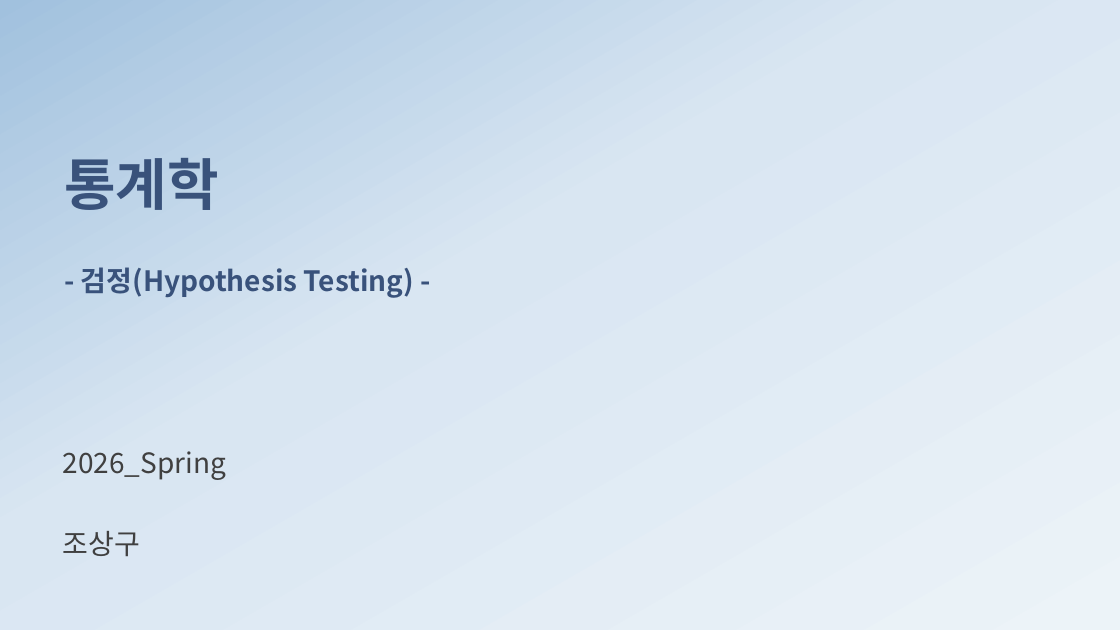
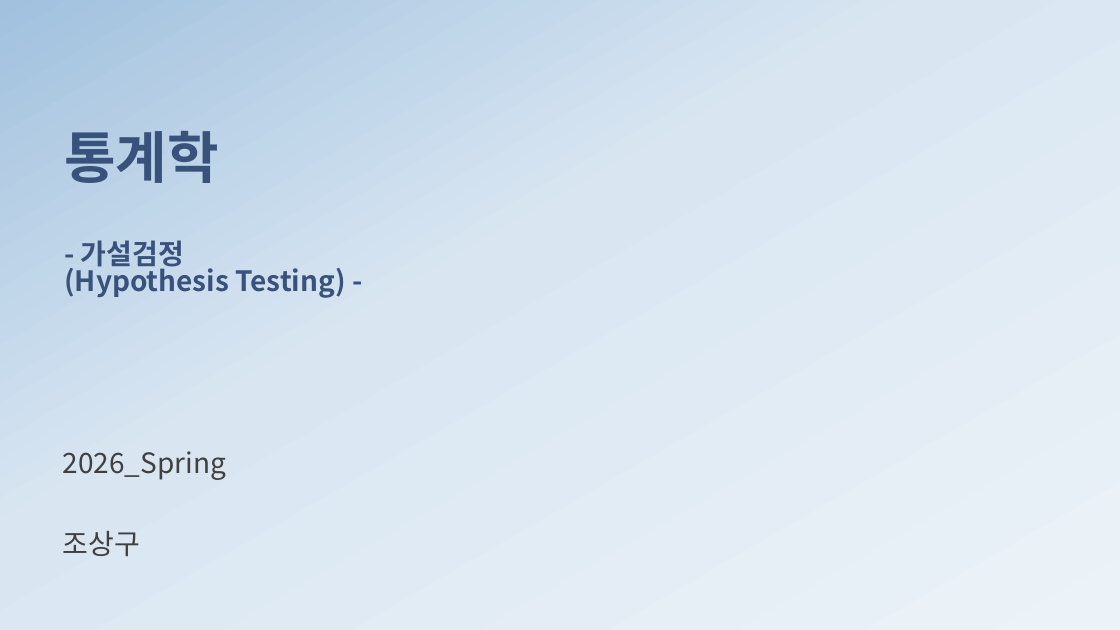
Before and after one commit to ancestor9/mathematics-for-machine-learning, a slide deck: slide 1 of 5_Hypothesis Testing.pptx. Drawn at 1120x630 pixels with LibreOffice and Linux fonts; fonts in the diff are those of the drawing; background and template pictures are left out. Boxes give left, top, right and bottom in pixels: in the first picture for what was removed or moved away, otherwise in the second. Text is boxed around its words. In the diff, an @@ line names an element or a change of style, - is before the commit and + after.

```diff
--- a/5_Hypothesis Testing.pptx
+++ b/5_Hypothesis Testing.pptx
@@ title at (64, 131, 346, 298): text changed @@
-통계학
-- 검정(Hypothesis Testing) -
+통계학
+- 가설검정
+(Hypothesis Testing) -
```
Also in this commit, not shown: 5 other slides changed, 10 slides added, 5 slides removed.
